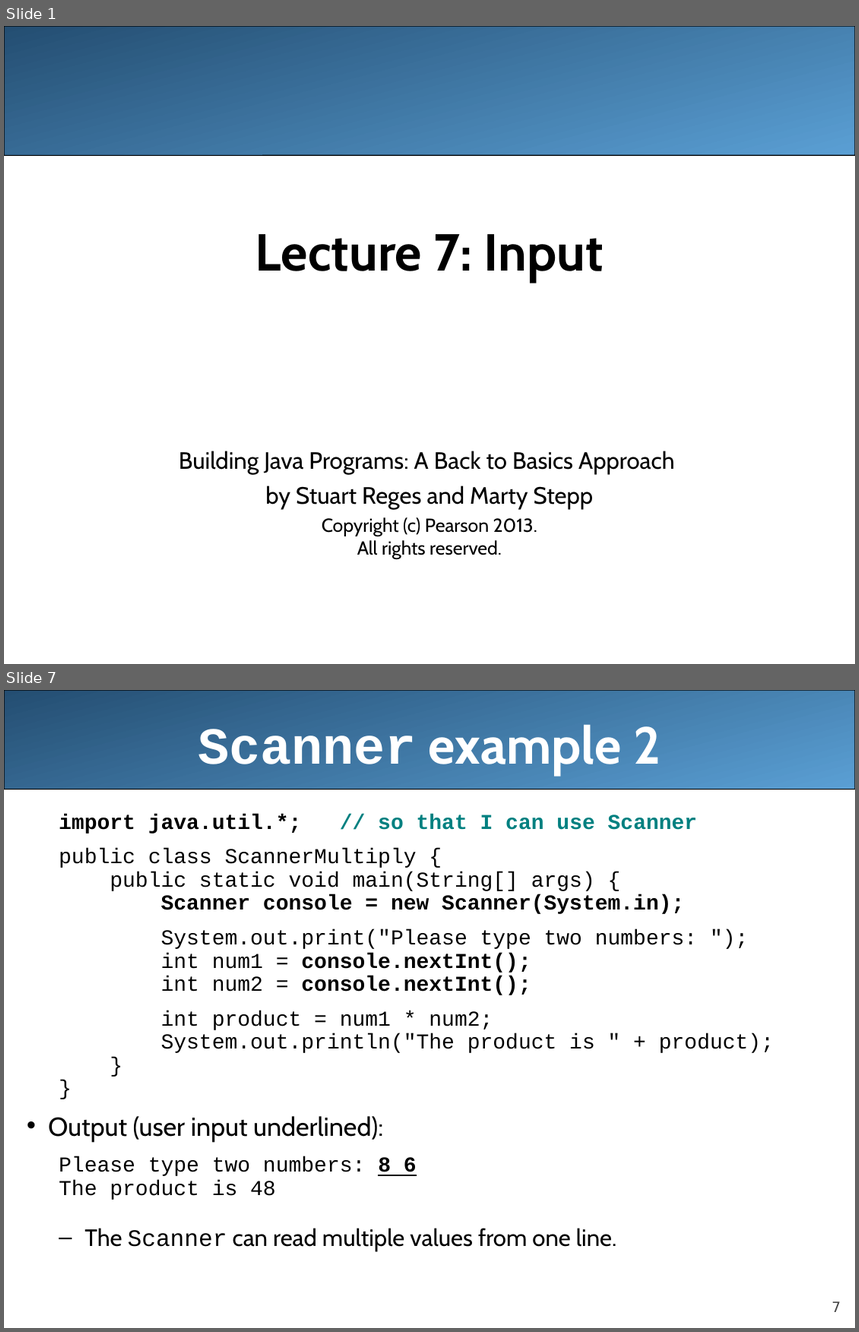
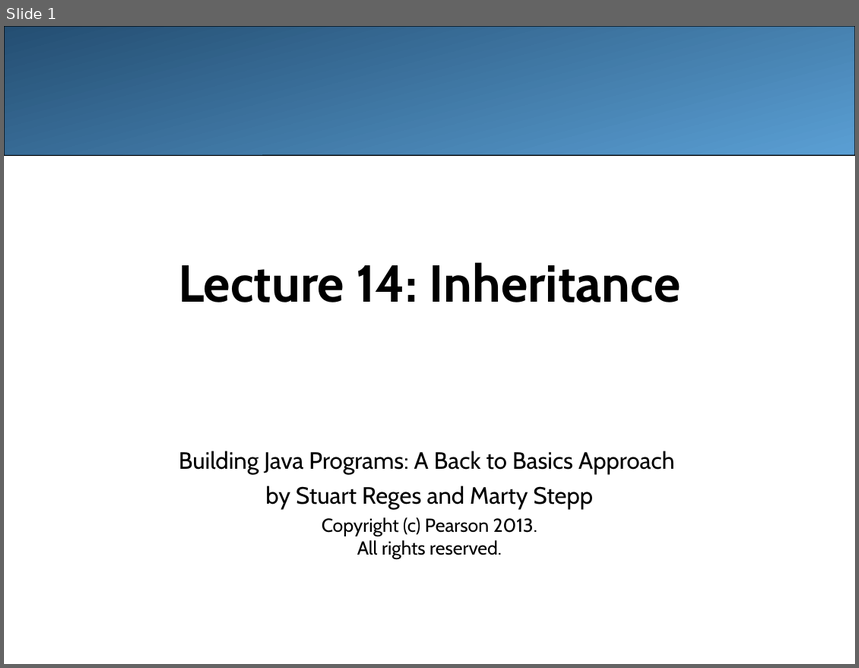
Before and after one commit to LongBaoNguyen/longbaonguyen.github.io, a slide deck: courses/apcsa/lecture14.ppt. Shown one above the other, each under a label of ours: slides 1 and 7 before the commit, slide 1 after it; the slides between them are not shown. The pictures are 859x1332 and 859x668 pixels, drawn with LibreOffice and Linux fonts; fonts in the diff are those of the drawing. Boxes give left, top, right and bottom in pixels: in the first picture for what was removed or moved away, otherwise in the second. Text is boxed around its words. In the diff, an @@ line names an element or a change of style, - is before the commit and + after.

Commit message:
inheritance

```diff
--- a/courses/apcsa/lecture14.ppt
+++ b/courses/apcsa/lecture14.ppt
@@ slide 7 removed at box(4, 690, 855, 1328), background #FFFFFF @@
@@ rounded rectangle removed at box(4, 690, 855, 790) @@
@@ title removed at box(198, 724, 661, 775) @@
-Scanner example 2
@@ text removed at box(48, 814, 774, 1252) @@
-  import java.util.*; // so that I can use Scanner
-  public class ScannerMultiply {
-  public static void main(String[] args) {
-  Scanner console = new Scanner(System.in);
-  System.out.print("Please type two numbers: ");
-  int num1 = console.nextInt();
-  int num2 = console.nextInt();
-  int product = num1 * num2;
-  System.out.println("The product is " + product);
-  }
-  }
-• Output (user input underlined):
-  Please type two numbers: 8 6
-  The product is 48
-  – The Scanner can read multiple values from one line.
@@ page number removed at box(832, 1302, 841, 1312) @@
-7
@@ slide 1 changed as well @@
@@ title at box(178, 262, 680, 303): text changed @@
-Lecture 7: Input
+Lecture 14: Inheritance
```
Also in this commit, not shown: 1 other slide changed, 21 slides added, 33 other slides removed, 27 other files.
